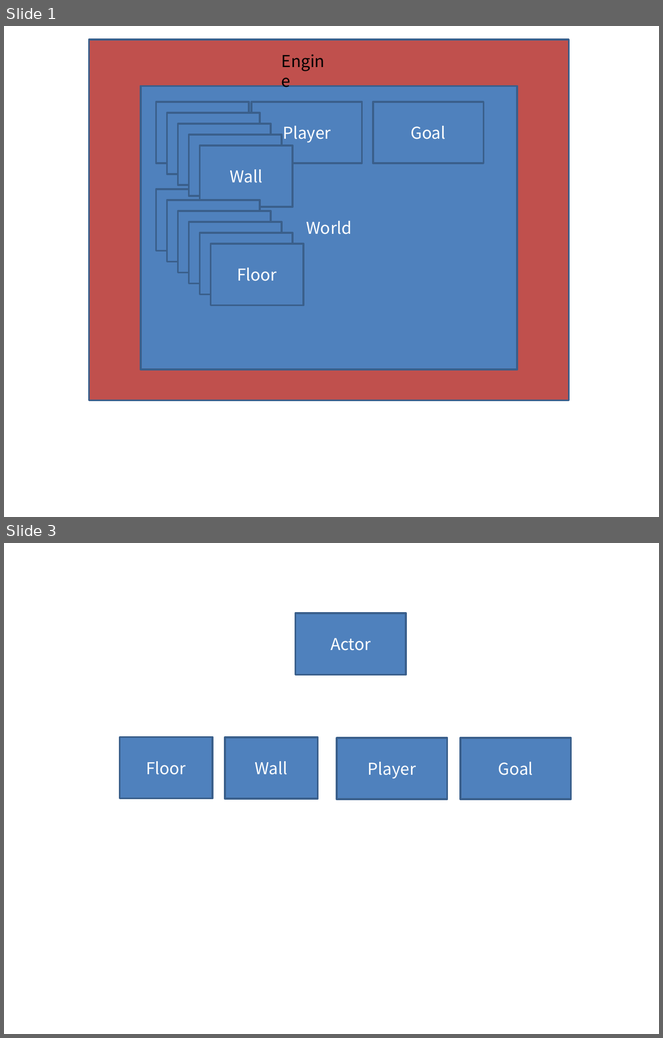
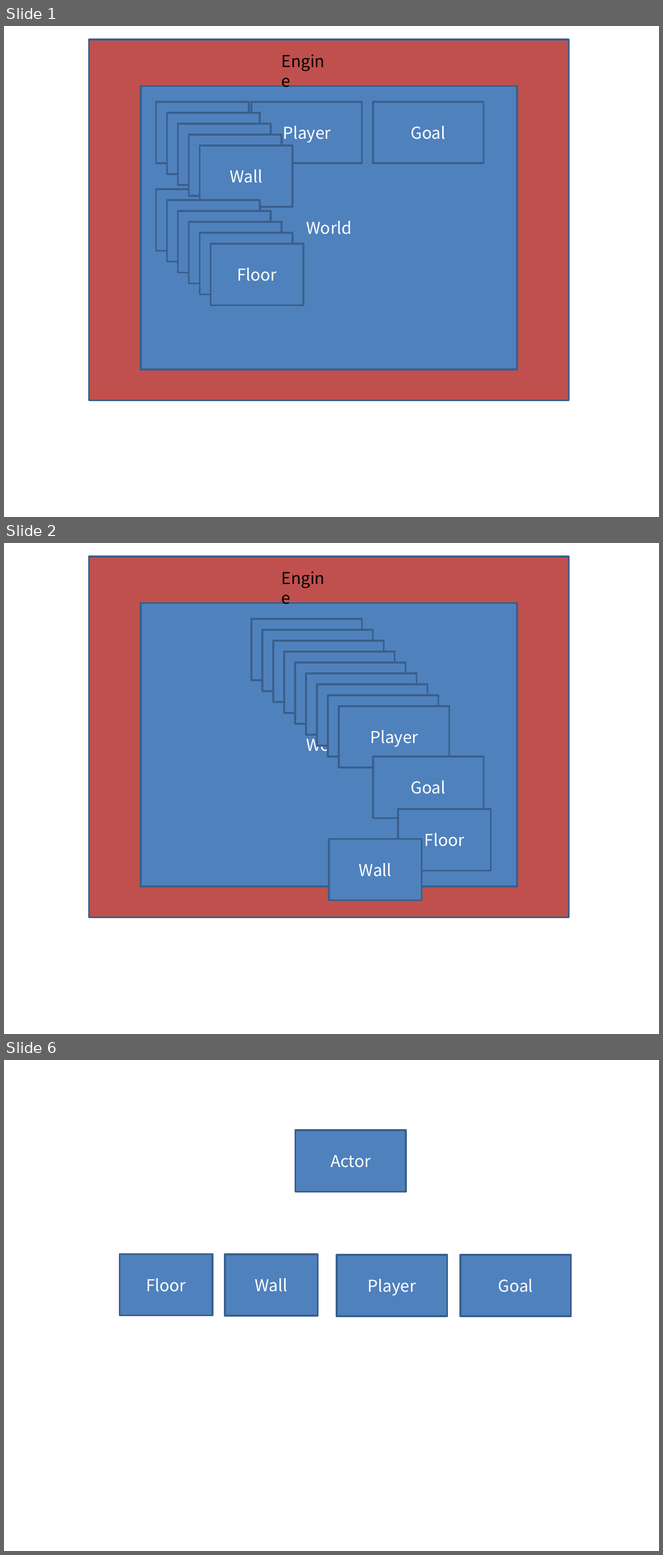
Before and after one commit to junios-ygl/20211012, a slide deck: 클래스.pptx. Shown one above the other, each under a label of ours: slides 1 and 3 before the commit, slides 1, 2 and 6 after it; the slides between them are not shown. The pictures are 663x1038 and 663x1555 pixels, drawn with LibreOffice and Linux fonts; fonts in the diff are those of the drawing. Boxes give left, top, right and bottom in pixels: in the first picture for what was removed or moved away, otherwise in the second. Text is boxed around its words. In the diff, an @@ line names an element or a change of style, - is before the commit and + after.

```diff
--- a/클래스.pptx
+++ b/클래스.pptx
@@ slide 2 added at [4, 543, 659, 1034], background #FFFFFF @@
@@ rectangle added at [89, 557, 569, 918], fill #C0504D, outline #3A5F8C 2 pt, 18 pt, text #FFFFFF @@
+Worldㅂ
@@ text added at [275, 565, 339, 591], 18 pt, text #000000 @@
+Engine
@@ rectangle added at [141, 603, 518, 887], fill #4F81BD, outline #3A5F8C 2 pt, 18 pt, text #FFFFFF @@
+World
@@ rectangle added at [252, 619, 362, 681], fill #4F81BD, outline #3A5F8C 2 pt @@
@@ rectangle added at [263, 629, 374, 691], fill #4F81BD, outline #3A5F8C 2 pt @@
@@ rectangle added at [273, 641, 384, 702], fill #4F81BD, outline #3A5F8C 2 pt @@
@@ rectangle added at [284, 652, 395, 714], fill #4F81BD, outline #3A5F8C 2 pt @@
@@ rectangle added at [296, 662, 406, 724], fill #4F81BD, outline #3A5F8C 2 pt @@
@@ rectangle added at [306, 674, 417, 735], fill #4F81BD, outline #3A5F8C 2 pt @@
@@ rectangle added at [317, 684, 428, 746], fill #4F81BD, outline #3A5F8C 2 pt @@
@@ rectangle added at [328, 695, 439, 757], fill #4F81BD, outline #3A5F8C 2 pt, 18 pt, text #FFFFFF @@
+Actor
@@ rectangle added at [339, 706, 450, 768], fill #4F81BD, outline #3A5F8C 2 pt, 18 pt, text #FFFFFF @@
+Player
@@ rectangle added at [373, 757, 483, 818], fill #4F81BD, outline #3A5F8C 2 pt, 18 pt, text #FFFFFF @@
+Goal
@@ rectangle added at [398, 809, 491, 871], fill #4F81BD, outline #3A5F8C 2 pt, 18 pt, text #FFFFFF @@
+Floor
@@ rectangle added at [329, 839, 422, 901], fill #4F81BD, outline #3A5F8C 2 pt, 18 pt, text #FFFFFF @@
+Wall
@@ what was slide 3 is now slide 6 @@
```
Also in this commit, not shown: 1 slide changed, 2 other slides added, 1 other file.
